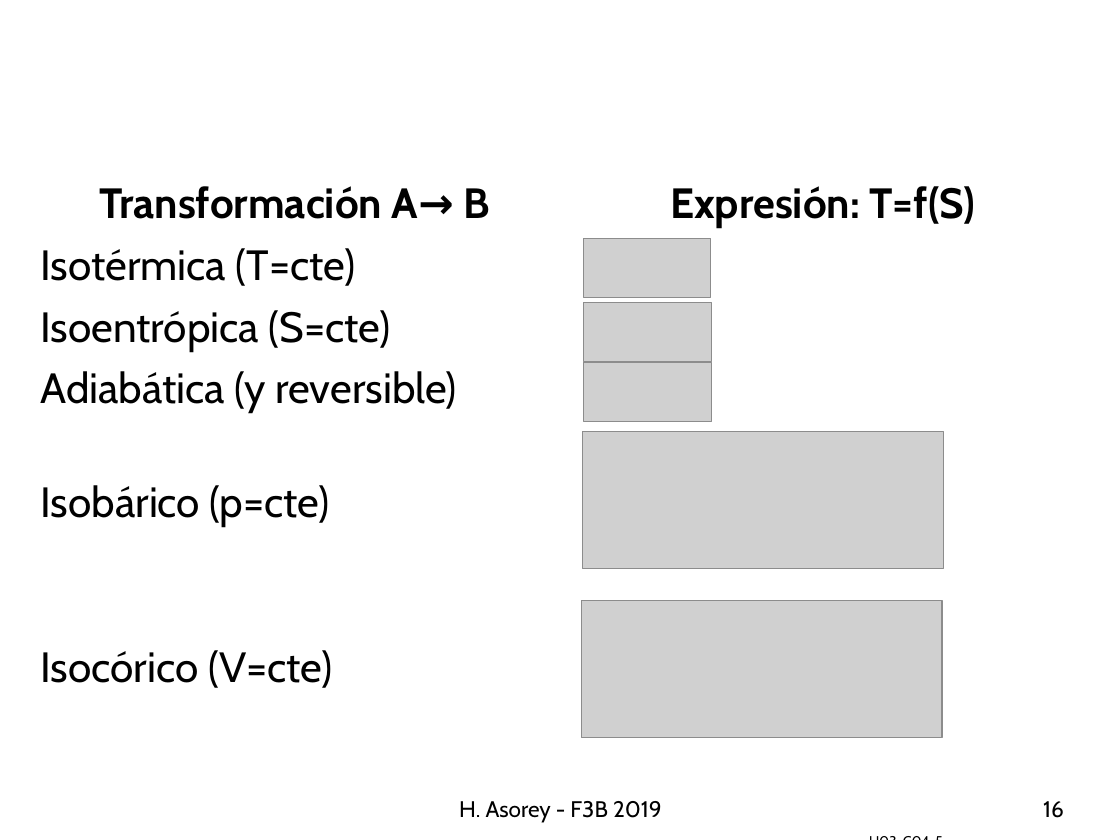
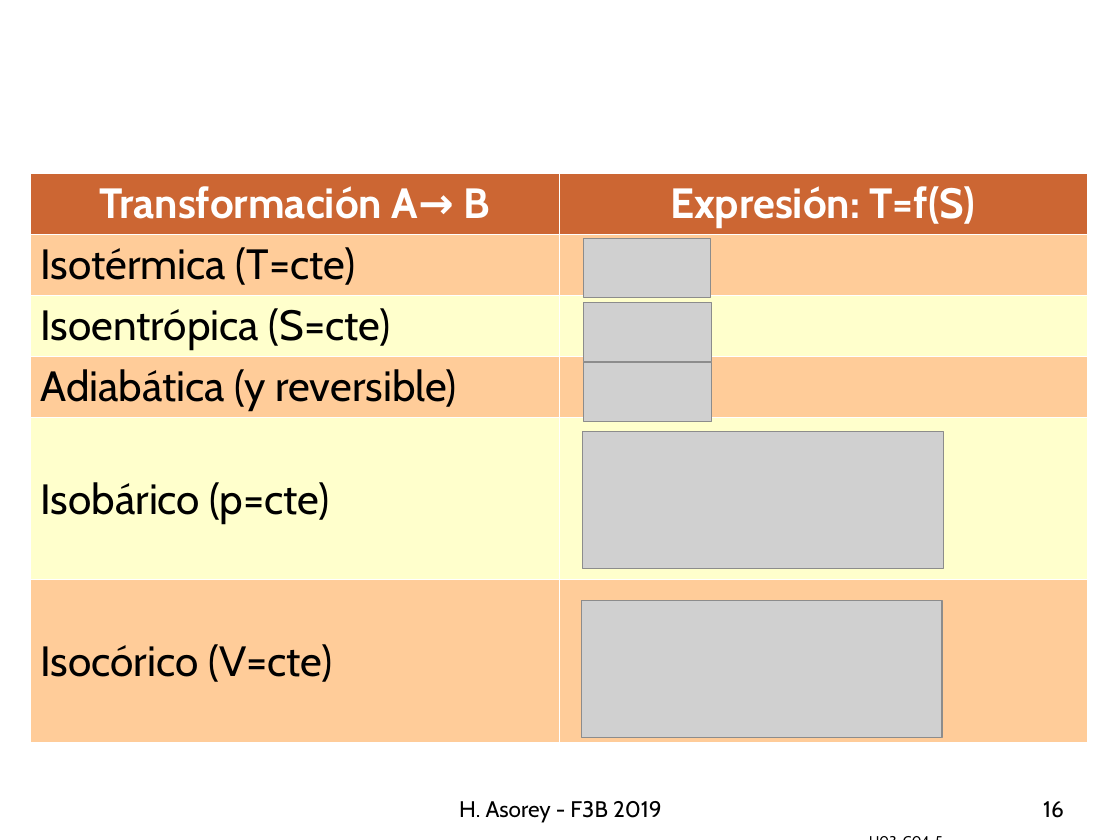
Before and after one commit to asoreyh/unrn-f3b, a slide deck: slide 16 of clases/u03/f3b-20190502-U03C04-Entropia-2.odp. Drawn at 1120x840 pixels with LibreOffice and Linux fonts; fonts in the diff are those of the drawing; grey boxes stand for pictures; background and template pictures are left out. Boxes give left, top, right and bottom in pixels: in the first picture for what was removed or moved away, otherwise in the second. Text is boxed around its words. In the diff, an @@ line names an element or a change of style, - is before the commit and + after.

```diff
--- a/clases/u03/f3b-20190502-U03C04-Entropia-2.odp
+++ b/clases/u03/f3b-20190502-U03C04-Entropia-2.odp
@@ table at [30, 173, 1087, 750] @@
@@ fill none to #CC6633 in row 1 @@
@@ fill none to #FFCC99 in 3 cells @@
@@ fill none to #FFFFCC in 2 cells @@
@@ text colour #000000 to #FFFFFF in "Transformación A→ B", "Expresión: T=f(S)" @@
@@ borders changed @@
```
Also in this commit, not shown: 1 other slide changed, 4 other files.
